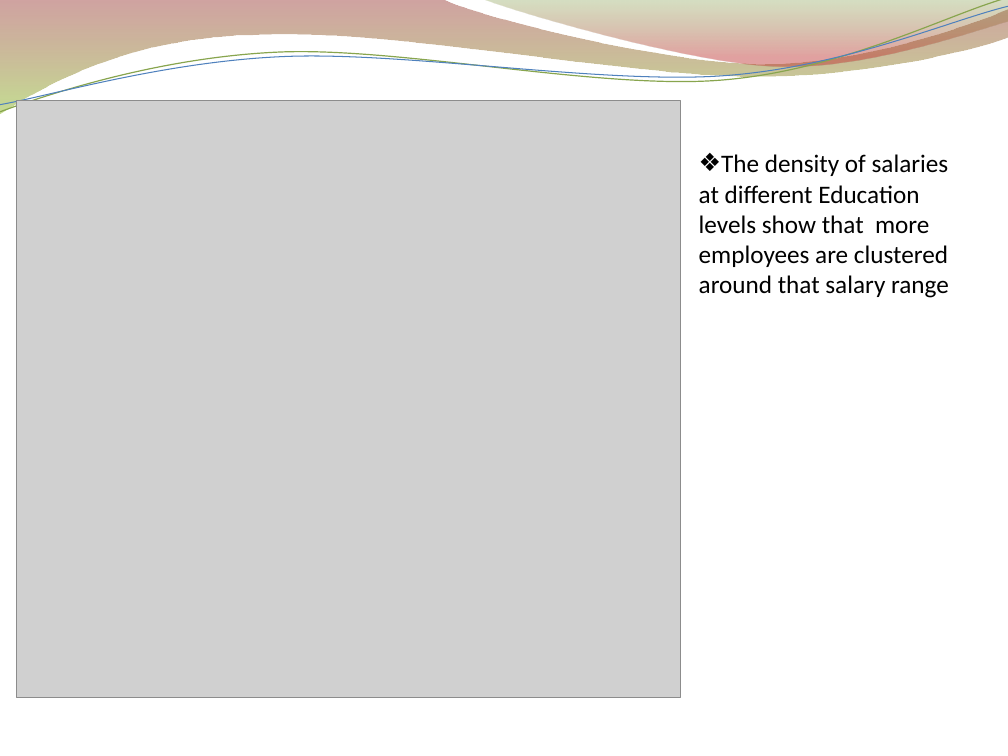
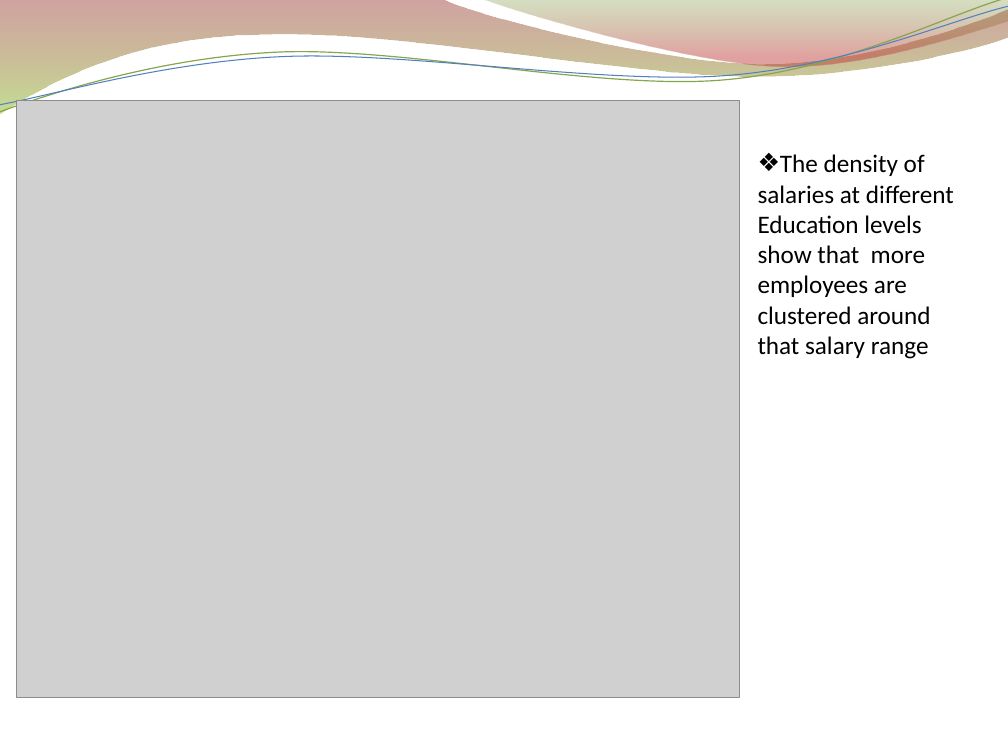
Before and after one commit to rukundeste/Python_project, a slide deck: slide 18 of Python_projet_slides.pptx. Drawn at 1008x756 pixels with LibreOffice and Linux fonts; fonts in the diff are those of the drawing; grey boxes stand for pictures; background and template pictures are left out. Boxes give left, top, right and bottom in pixels: in the first picture for what was removed or moved away, otherwise in the second. Text is boxed around its words. In the diff, an @@ line names an element or a change of style, - is before the commit and + after.

```diff
--- a/Python_projet_slides.pptx
+++ b/Python_projet_slides.pptx
@@ picture: place and size @@
-picture at bbox=[17, 101, 680, 698]
+picture at bbox=[17, 101, 740, 698]
@@ text "The density of salaries at ..." rewrapped from bbox=[699, 154, 949, 298] to bbox=[758, 154, 954, 359] @@
```
Also in this commit, not shown: 4 other slides changed, 1 other file.
